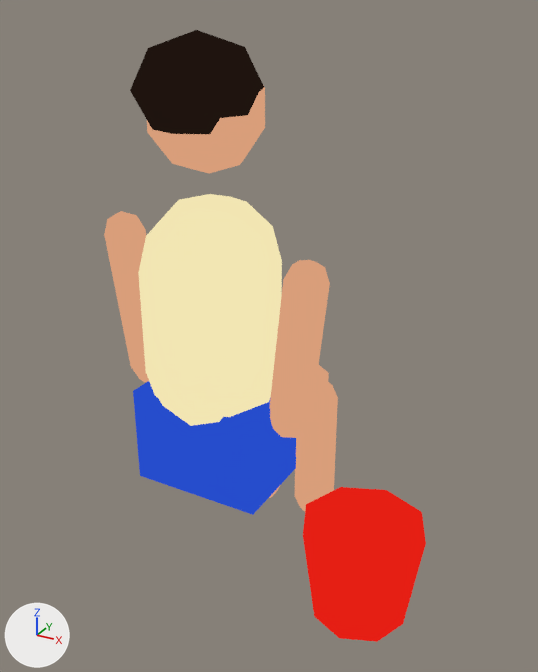
The glTF model galeria/modelos/menino_sentado_slide.glb: old version first, new version second.
Rendered twice from a camera (50 mm lens) standing at (0.685, -1.341, 1.305) and looking at (-0.042, -0.02, 0.644). The lights are fixed; the arrows at lower left show +X, +Y and +Z. The picture after the commit comes second. Where no turn or scale is listed for an object, it has been applied to the vertices.

The scene before the commit, as lines of its bpy script (objects in view):
```python
me_mesh_0 = bpy.data.meshes.new('Mesh_0')
me_mesh_0.from_pydata(...)  # 26 vertices, 48 faces; spans x -0.13..0.13, y -0.13..0.13, z -0.11..0.11
me_mesh_0.materials.append(mat_material_0)
me_mesh_12 = bpy.data.meshes.new('Mesh_12')
me_mesh_12.from_pydata(...)  # 66 vertices, 128 faces; spans x -0.15..0.15, y -0.15..0.15, z -0.26..0.26
me_mesh_12.materials.append(mat_material_6)
me_mesh_7 = bpy.data.meshes.new('Mesh_7')
me_mesh_7.from_pydata(...)  # 32 vertices, 60 faces; spans x -0.048..0.048, y -0.055..0.055, z -0.21..0.21
me_mesh_7.materials.append(mat_material_4)
ob_meshinstance3d_5750_12 = bpy.data.objects.new('_MeshInstance3D_5750_12', me_mesh_12)
ob_meshinstance3d_5750_12.location = (-0.122, -0.118, 0.71)
ob_meshinstance3d_5755_7 = bpy.data.objects.new('_MeshInstance3D_5755_7', me_mesh_7)
ob_meshinstance3d_5755_7.location = (-0.042, 0.243, 0.21)
ob_meshinstance3d_5762_0 = bpy.data.objects.new('_MeshInstance3D_5762_0', me_mesh_0)
ob_meshinstance3d_5762_0.location = (0.258, -0.168, 0.24)
# also in view: '_MeshInstance3D_5758_4' at (-0.122, -0.118, 1.13); '_MeshInstance3D_5759_3' at (-0.122, -0.143, 1.17); '_MeshInstance3D_5751_11' at (-0.122, -0.118, 0.43); '_MeshInstance3D_5757_5' at (0.078, -0.118, 0.67); '_MeshInstance3D_5756_6' at (-0.322, -0.118, 0.71)
```
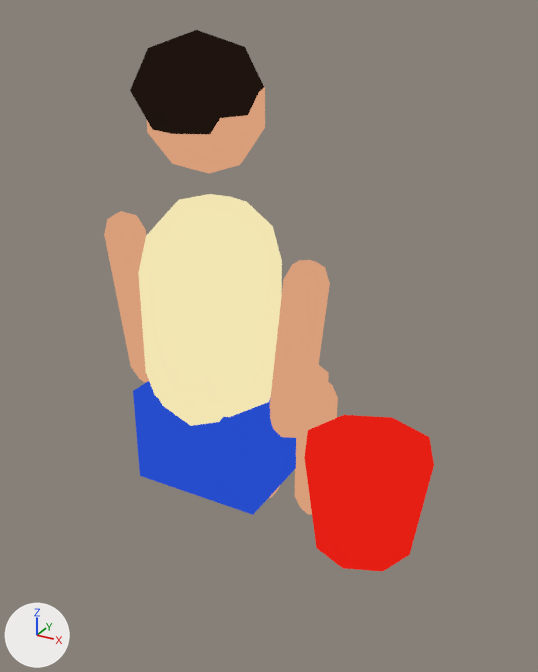
Where the change shows, as pixel boxes (x1, y1, x2, y2) in the pictures (538 x 672 px):
'_MeshInstance3D_5762_0', moved
    before: (303, 487, 426, 642)
    after: (304, 415, 434, 571)

Edits to the bpy script that builds the scene:
```text
Change ob_meshinstance3d_5762_0:
    ob_meshinstance3d_5762_0.location: (0.258, -0.168, 0.24) -> (0.258, -0.168, 0.42)
```
